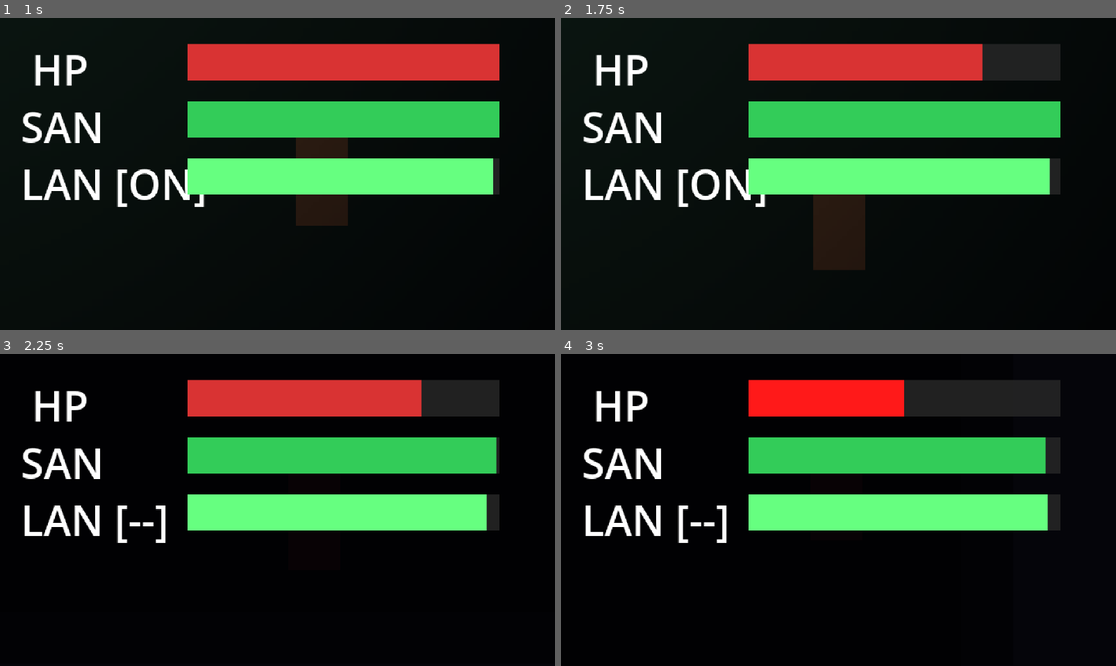
Above: before the commit, frames 1-4 (two rows, left to right).
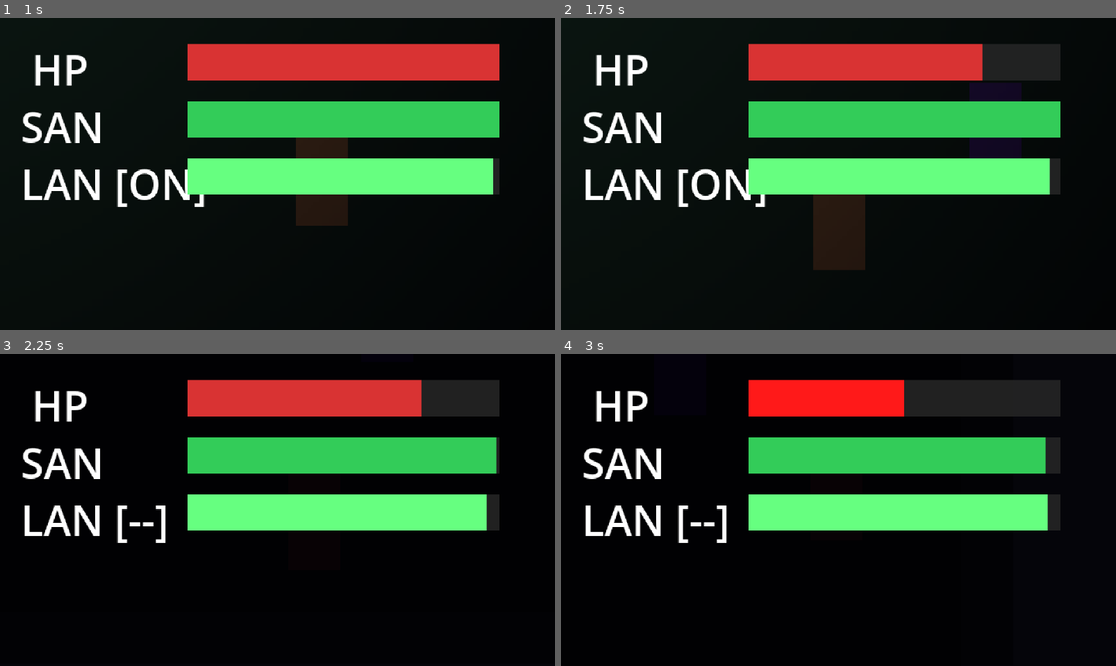
Above: after the commit, the same moments.

Repository: Erickfjj2024/Ocaso
Game: Godot game, scene res://scenes/world/base_hub/base_hub.tscn
The game is run twice, just before and just after one commit, with the same random seed, the same clock (stepped at 60 frames per second) and the same inputs.
Inputs (mouse positions are in pixels of both pictures, inside the frame that each line leads up to):
- Up to frame 1 (1 s): tap Enter at 0.5 s; move the mouse to (399, 158) at 0.52 s; press the mouse at (399, 158) at 0.53 s; hold D (move_right) from 0.53 s (still down)
- Up to frame 2 (1.75 s): move the mouse to (727, 189) at 1.27 s; release D (move_right) at 1.28 s; release the mouse at (727, 189) at 1.28 s; hold S (move_down) from 1.28 s (still down); click (727, 189) at 1.35 s
- Up to frame 3 (2.25 s): move the mouse to (333, 441) at 2.02 s; release S (move_down) at 2.03 s; hold D (move_right) from 2.03 s (still down); hold F (lantern_toggle) from 2.03 s (still down)
- Up to frame 4 (3 s): click (894, 441) at 2.3 s; move the mouse to (810, 572) at 2.77 s; release D (move_right) at 2.78 s; release F (lantern_toggle) at 2.78 s; hold W (move_up) from 2.78 s (still down); click (810, 572) at 2.85 s

Frame 1 is identical in both runs. In frame 2, 1.0% of the frame differs, in the area x 73-83%, y 20-45%; in frame 3, less than 0.1%; in frame 4, less than 0.1%.
Error after the commit: Parse Error: Cannot infer the type of "player_ref" variable because the value doesn't have a set type. (res://scenes/enemies/base/backstab_detector.gd:42)

Commit message:
feat(phase2/sprint5): Stalker base completo — FSM + LightSensor + BackstabDetector
light_sensor.gd:
- Area2D; mask=4 detecta LanternCone do player
- Emite light_state_changed(bool) para o StalkerBase

backstab_detector.gd:
- Calcula dot(stalker-player, player_facing) por frame
- dot < -0.3 por 2s contínuos → backstab_ready emitido
- Stalker ignora atordoamento da luz durante backstab

stalker_state_machine.gd:
- FSM: IDLE(2s) → PATROL → CHASE → ATTACK → STUNNED
- CHASE: lento na luz (30%), rápido no escuro (150%)
- STUNNED: paralisa enquanto na luz (salvo backstab)
- ATTACK: ativa HitBox por 0.2s, cooldown 1.2s

stalker_base.gd:
- HP=60, speed_base=55, attack_range=18, attack_damage=15
- Patrulha simples vai-e-vem (flip a cada 2.2s)
- NavigationAgent2D com fallback para movimento direto
- Flash branco ao receber dano (visual feedback)
- Adiciona grupo "enemies"

stalker_base.tscn:
- CharacterBody2D (layer 3, mask 2)
- Placeholder roxo escuro
- DetectionZone r=80 (mask 1=player)
- LightSensor r=32 (mask 4=lantern_cone)
- HurtBox (layer 3, mask 5=player_hitbox)
- HitBox (layer 6)

player.gd: add_to_group("player") para DetectionZone identificar
base_hub.tscn: stalker instanciado em (90, 20) para teste imediato

https://claude.ai/code/session_01HqLdkLq2281LCSPNxVnZnD

Diff:
--- /dev/null
+++ b/scenes/enemies/base/backstab_detector.gd
@@ -0,0 +1,75 @@
+## backstab_detector.gd
+## Detecta quando o player está de costas para o Stalker por 2 segundos.
+## Dot product: dot(stalker_pos - player_pos, player_facing) < threshold
+## → Stalker está atrás do player → ataque ignora luz da lanterna.
+## Attach em: BackstabDetector (Node), filho do StalkerBase.
+extends Node
+
+# ─────────────────────────────────────────────────────────────
+# SINAIS
+# ─────────────────────────────────────────────────────────────
+
+## Emitido quando o backstab está pronto (player de costas por tempo suficiente).
+signal backstab_ready()
+
+# ─────────────────────────────────────────────────────────────
+# CONFIGURAÇÃO
+# ─────────────────────────────────────────────────────────────
+
+## Tempo contínuo que o player precisa ficar de costas para ativar.
+@export var required_duration: float = 2.0
+
+## Limiar do dot product abaixo do qual o stalker está "atrás" do player.
+## -0.3 dá uma margem de ~107° de ângulo morto nas costas.
+@export var backstab_threshold: float = -0.3
+
+# ─────────────────────────────────────────────────────────────
+# ESTADO
+# ─────────────────────────────────────────────────────────────
+
+var _timer: float     = 0.0
+var _triggered: bool  = false
+
+# ─────────────────────────────────────────────────────────────
+# LOOP
+# ─────────────────────────────────────────────────────────────
+
+func _physics_process(delta: float) -> void:
+	if not GameManager.is_playing():
+		return
+
+	var stalker    := get_parent()
+	var player_ref := stalker.player_ref
+
+	if player_ref == null:
+		_reset()
+		return
+
+	# Vetor do player ao stalker (normalizado)
+	var dir_to_stalker: Vector2 = (stalker.global_position - player_ref.global_position).normalized()
+
+	# Direção que o player está olhando
+	var player_facing: Vector2 = player_ref.facing_direction
+
+	# dot < threshold → stalker está atrás do player
+	var dot: float = dir_to_stalker.dot(player_facing)
+
+	if dot < backstab_threshold:
+		_timer += delta
+		if _timer >= required_duration and not _triggered:
+			_triggered = true
+			backstab_ready.emit()
+	else:
+		_reset()
+
+# ─────────────────────────────────────────────────────────────
+# HELPERS
+# ─────────────────────────────────────────────────────────────
+
+func _reset() -> void:
+	_timer     = 0.0
+	_triggered = false
+
+## Reseta manualmente (chamado pelo StalkerBase quando perde o player).
+func reset() -> void:
+	_reset()
--- /dev/null
+++ b/scenes/enemies/base/light_sensor.gd
@@ -0,0 +1,43 @@
+## light_sensor.gd
+## Detecta se o Stalker está dentro do LanternCone do player.
+## Attach em: LightSensor (Area2D), filho do StalkerBase.
+## Collision mask = 4 (camada "lantern_cone" da LanternCone do player).
+extends Area2D
+
+# ─────────────────────────────────────────────────────────────
+# SINAIS
+# ─────────────────────────────────────────────────────────────
+
+## Emitido quando o estado de iluminação muda.
+signal light_state_changed(is_in_light: bool)
+
+# ─────────────────────────────────────────────────────────────
+# ESTADO
+# ─────────────────────────────────────────────────────────────
+
+var is_in_light: bool = false
+
+# ─────────────────────────────────────────────────────────────
+# INICIALIZAÇÃO
+# ─────────────────────────────────────────────────────────────
+
+func _ready() -> void:
+	monitoring  = true
+	monitorable = false
+	area_entered.connect(_on_area_entered)
+	area_exited.connect(_on_area_exited)
+
+# ─────────────────────────────────────────────────────────────
+# DETECÇÃO
+# ─────────────────────────────────────────────────────────────
+
+func _on_area_entered(area: Area2D) -> void:
+	# LanternCone está na layer 4 — bit 3 (0-indexed)
+	if area.collision_layer & 4:
+		is_in_light = true
+		light_state_changed.emit(true)
+
+func _on_area_exited(area: Area2D) -> void:
+	if area.collision_layer & 4:
+		is_in_light = false
+		light_state_changed.emit(false)
--- /dev/null
+++ b/scenes/enemies/base/stalker_base.gd
@@ -0,0 +1,165 @@
+## stalker_base.gd
+## Controlador base do Stalker: stats, movimento, dano e morte.
+## Attach em: StalkerBase (CharacterBody2D).
+## A lógica de IA (quando mover, quando atacar) fica no StateMachine filho.
+extends CharacterBody2D
+
+# ─────────────────────────────────────────────────────────────
+# CONFIGURAÇÃO (editável por variante)
+# ─────────────────────────────────────────────────────────────
+
+@export var enemy_id:      String = "stalker_base"
+@export var max_hp:        float  = 60.0
+@export var speed_base:    float  = 55.0
+@export var attack_range:  float  = 18.0
+@export var attack_damage: float  = 15.0
+
+## Multiplicador de velocidade no escuro (GDD: 150%).
+const SPEED_DARK_MULT:  float = 1.5
+## Multiplicador de velocidade na luz (GDD: 30%).
+const SPEED_LIGHT_MULT: float = 0.3
+
+# ─────────────────────────────────────────────────────────────
+# ESTADO — EXPOSTO PARA O StateMachine
+# ─────────────────────────────────────────────────────────────
+
+var current_hp:        float   = max_hp
+var player_ref:        Node2D  = null   # preenchido pelo DetectionZone
+var is_in_light:       bool    = false  # preenchido pelo LightSensor
+var is_backstab_ready: bool    = false  # preenchido pelo BackstabDetector
+
+# ─────────────────────────────────────────────────────────────
+# NÓS FILHOS
+# ─────────────────────────────────────────────────────────────
+
+@onready var _state_machine: Node          = $StateMachine
+@onready var _nav_agent: NavigationAgent2D = $NavigationAgent2D
+@onready var _hitbox:  Area2D              = $HitBox
+@onready var _hurtbox: Area2D              = $HurtBox
+
+# ─────────────────────────────────────────────────────────────
+# PATRULHA
+# ─────────────────────────────────────────────────────────────
+
+var _patrol_dir:   int   = 1    # 1 = direita, -1 = esquerda
+var _patrol_timer: float = 0.0
+const PATROL_FLIP_TIME: float = 2.2
+
+# ─────────────────────────────────────────────────────────────
+# INICIALIZAÇÃO
+# ─────────────────────────────────────────────────────────────
+
+func _ready() -> void:
+	current_hp = max_hp
+	add_to_group("enemies")
+
+	# HitBox
+	_hitbox.damage    = attack_damage
+	_hitbox.source_id = enemy_id
+
+	# HurtBox → recebe dano
+	_hurtbox.hurt.connect(_on_hurt)
+
+	# LightSensor → reage à lanterna
+	$LightSensor.light_state_changed.connect(_on_light_state_changed)
+
+	# DetectionZone → detecta corpo do player (CharacterBody2D no grupo "player")
+	$DetectionZone.body_entered.connect(_on_detection_body_entered)
+	$DetectionZone.body_exited.connect(_on_detection_body_exited)
+
+	# BackstabDetector → backstab pronto
+	$BackstabDetector.backstab_ready.connect(_on_backstab_ready)
+
+# ─────────────────────────────────────────────────────────────
+# LOOP PRINCIPAL
+# ─────────────────────────────────────────────────────────────
+
+func _physics_process(delta: float) -> void:
+	if not GameManager.is_playing():
+		return
+	_patrol_timer += delta
+	move_and_slide()
+
+# ─────────────────────────────────────────────────────────────
+# API DE MOVIMENTO — chamada pelo StateMachine
+# ─────────────────────────────────────────────────────────────
+
+## Velocidade atual conforme estado de iluminação.
+func get_current_speed() -> float:
+	return speed_base * (SPEED_LIGHT_MULT if is_in_light else SPEED_DARK_MULT)
+
+## Move o stalker em direção ao player. Usa NavigationAgent2D se disponível.
+func move_toward_player() -> void:
+	if player_ref == null:
+		velocity = Vector2.ZERO
+		return
+
+	var spd := get_current_speed()
+	_nav_agent.target_position = player_ref.global_position
+
+	if not _nav_agent.is_navigation_finished():
+		var next := _nav_agent.get_next_path_position()
+		velocity = global_position.direction_to(next) * spd
+	else:
+		# Fallback: movimento direto (sem NavigationRegion2D configurado)
+		velocity = global_position.direction_to(player_ref.global_position) * spd
+
+## Move o stalker em patrulha simples (vai-e-vem horizontal).
+func move_patrol() -> void:
+	if _patrol_timer >= PATROL_FLIP_TIME:
+		_patrol_timer = 0.0
+		_patrol_dir  *= -1
+	velocity = Vector2(_patrol_dir * speed_base * 0.5, 0.0)
+
+## Ativa o HitBox pelo tempo de impacto do ataque.
+func try_attack() -> void:
+	_hitbox.activate(0.2)
+
+# ─────────────────────────────────────────────────────────────
+# DANO E MORTE
+# ─────────────────────────────────────────────────────────────
+
+func take_damage(amount: float, source: String) -> void:
+	current_hp = maxf(current_hp - amount, 0.0)
+	EventBus.enemy_damaged.emit(enemy_id, amount)
+	# Flash de dano (clareia o placeholder por 0.1s)
+	_flash_damage()
+	if current_hp <= 0.0:
+		_die()
+
+func _die() -> void:
+	EventBus.enemy_killed.emit(enemy_id)
+	queue_free()
+
+func _flash_damage() -> void:
+	var placeholder := get_node_or_null("BodyPlaceholder")
+	if placeholder == null:
+		return
+	var original_color: Color = placeholder.color
+	placeholder.color = Color(1.0, 1.0, 1.0, 1.0)
+	await get_tree().create_timer(0.1).timeout
+	if is_instance_valid(placeholder):
+		placeholder.color = original_color
+
+# ─────────────────────────────────────────────────────────────
+# CALLBACKS
+# ─────────────────────────────────────────────────────────────
+
+func _on_light_state_changed(in_light: bool) -> void:
+	is_in_light = in_light
+
+func _on_detection_body_entered(body: Node) -> void:
+	if body.is_in_group("player"):
+		player_ref = body
+
+func _on_detection_body_exited(body: Node) -> void:
+	if body.is_in_group("player"):
+		player_ref = null
+		is_backstab_ready = false
+		$BackstabDetector.reset()
+
+func _on_backstab_ready() -> void:
+	is_backstab_ready = true
+
+func _on_hurt(amount: float, source: String) -> void:
+	take_damage(amount, source)
--- /dev/null
+++ b/scenes/enemies/base/stalker_base.tscn
@@ -0,0 +1,104 @@
+[gd_scene load_steps=13 format=3]
+
+[ext_resource type="Script" path="res://scenes/enemies/base/stalker_base.gd" id="1_base"]
+[ext_resource type="Script" path="res://scenes/enemies/base/stalker_state_machine.gd" id="2_fsm"]
+[ext_resource type="Script" path="res://scenes/enemies/base/light_sensor.gd" id="3_light"]
+[ext_resource type="Script" path="res://scenes/enemies/base/backstab_detector.gd" id="4_backstab"]
+[ext_resource type="Script" path="res://scenes/enemies/base/hurtbox.gd" id="5_hurtbox"]
+[ext_resource type="Script" path="res://scenes/enemies/base/hitbox.gd" id="6_hitbox"]
+
+; Cápsula de colisão do corpo
+[sub_resource type="CapsuleShape2D" id="Capsule_1"]
+radius = 5.0
+height = 10.0
+
+; Zona de detecção do player (r=80px)
+[sub_resource type="CircleShape2D" id="Circle_detect"]
+radius = 80.0
+
+; Sensor de luz da lanterna (r=32px — bem próximo)
+[sub_resource type="CircleShape2D" id="Circle_light"]
+radius = 32.0
+
+; HurtBox — recebe golpes do player (layer=3, mask=5 player_hitbox)
+[sub_resource type="CircleShape2D" id="Circle_hurt"]
+radius = 10.0
+
+; HitBox — causa dano ao player (layer=6, mask=0)
+[sub_resource type="CircleShape2D" id="Circle_hit"]
+radius = 10.0
+
+; ── Raiz ─────────────────────────────────────────────────────
+; Layer 3 = enemies | Mask 2 = terrain
+[node name="StalkerBase" type="CharacterBody2D"]
+collision_layer = 3
+collision_mask = 2
+script = ExtResource("1_base")
+
+; Colisão do corpo
+[node name="CollisionShape2D" type="CollisionShape2D" parent="."]
+position = Vector2(0, 2)
+shape = SubResource("Capsule_1")
+
+; Placeholder visual — roxo escuro
+[node name="BodyPlaceholder" type="Polygon2D" parent="."]
+polygon = PackedVector2Array(-5, -10, 5, -10, 5, 10, -5, 10)
+color = Color(0.45, 0.1, 0.6, 1.0)
+
+[node name="AnimationPlayer" type="AnimationPlayer" parent="."]
+
+; ── FSM ──────────────────────────────────────────────────────
+[node name="StateMachine" type="Node" parent="."]
+script = ExtResource("2_fsm")
+
+; ── NavigationAgent2D ─────────────────────────────────────────
+; Requer NavigationRegion2D na cena pai. Fallback para movimento direto se ausente.
+[node name="NavigationAgent2D" type="NavigationAgent2D" parent="."]
+path_desired_distance = 8.0
+target_desired_distance = 12.0
+
+; ── DetectionZone ─────────────────────────────────────────────
+; Layer 0 (sem layer própria) | Mask 1 = player_body
+; Detecta CharacterBody2D do player (grupo "player")
+[node name="DetectionZone" type="Area2D" parent="."]
+collision_layer = 0
+collision_mask = 1
+monitoring = true
+monitorable = false
+
+[node name="CollisionShape2D" type="CollisionShape2D" parent="DetectionZone"]
+shape = SubResource("Circle_detect")
+
+; ── LightSensor ──────────────────────────────────────────────
+; Mask 4 = lantern_cone (LanternCone do player está na layer 4)
+[node name="LightSensor" type="Area2D" parent="."]
+collision_layer = 0
+collision_mask = 4
+script = ExtResource("3_light")
+
+[node name="CollisionShape2D" type="CollisionShape2D" parent="LightSensor"]
+shape = SubResource("Circle_light")
+
+; ── BackstabDetector ─────────────────────────────────────────
+[node name="BackstabDetector" type="Node" parent="."]
+script = ExtResource("4_backstab")
+
+; ── HurtBox — recebe dano do player ──────────────────────────
+; Layer 3 | Mask 5 = player_hitbox
+[node name="HurtBox" type="Area2D" parent="."]
+collision_layer = 3
+collision_mask = 5
+script = ExtResource("5_hurtbox")
+
+[node name="CollisionShape2D" type="CollisionShape2D" parent="HurtBox"]
+shape = SubResource("Circle_hurt")
+
+; ── HitBox — causa dano ao player ────────────────────────────
+; Layer 6 = enemy_hitbox | Mask 0 (player HurtBox monitora layer 6)
+[node name="HitBox" type="Area2D" parent="."]
+collision_layer = 6
+collision_mask = 0
+script = ExtResource("6_hitbox")
+
+[node name="CollisionShape2D" type="CollisionShape2D" parent="HitBox"]
+shape = SubResource("Circle_hit")
--- /dev/null
+++ b/scenes/enemies/base/stalker_state_machine.gd
@@ -0,0 +1,133 @@
+## stalker_state_machine.gd
+## FSM do Stalker: IDLE → PATROL → CHASE → ATTACK → STUNNED.
+## Attach em: StateMachine (Node), filho do StalkerBase.
+extends Node
+
+# ─────────────────────────────────────────────────────────────
+# ESTADOS
+# ─────────────────────────────────────────────────────────────
+
+enum State { IDLE, PATROL, CHASE, ATTACK, STUNNED }
+var current_state: State = State.IDLE
+
+# ─────────────────────────────────────────────────────────────
+# CONFIGURAÇÃO
+# ─────────────────────────────────────────────────────────────
+
+## Tempo de espera no estado IDLE antes de iniciar patrulha.
+const IDLE_DURATION:    float = 2.0
+## Cooldown entre ataques consecutivos.
+const ATTACK_COOLDOWN:  float = 1.2
+
+# ─────────────────────────────────────────────────────────────
+# ESTADO INTERNO
+# ─────────────────────────────────────────────────────────────
+
+var _stalker: CharacterBody2D   # referência ao pai (StalkerBase)
+var _state_timer:   float = 0.0
+var _attack_cd:     float = 0.0
+var _is_attacking:  bool  = false
+
+# ─────────────────────────────────────────────────────────────
+# INICIALIZAÇÃO
+# ─────────────────────────────────────────────────────────────
+
+func _ready() -> void:
+	_stalker = get_parent()
+
+# ─────────────────────────────────────────────────────────────
+# LOOP
+# ─────────────────────────────────────────────────────────────
+
+func _physics_process(delta: float) -> void:
+	if not GameManager.is_playing():
+		return
+
+	_state_timer += delta
+	_attack_cd = maxf(_attack_cd - delta, 0.0)
+
+	match current_state:
+		State.IDLE:    _update_idle()
+		State.PATROL:  _update_patrol()
+		State.CHASE:   _update_chase()
+		State.ATTACK:  _update_attack()
+		State.STUNNED: _update_stunned()
+
+# ─────────────────────────────────────────────────────────────
+# TRANSIÇÃO
+# ─────────────────────────────────────────────────────────────
+
+func transition_to(new_state: State) -> void:
+	if current_state == new_state:
+		return
+
+	# Efeitos de saída do estado atual
+	match current_state:
+		State.ATTACK:
+			_is_attacking = false
+
+	current_state  = new_state
+	_state_timer   = 0.0
+
+	# Efeitos de entrada no novo estado
+	match new_state:
+		State.STUNNED:
+			_stalker.velocity = Vector2.ZERO
+		State.IDLE:
+			_stalker.velocity = Vector2.ZERO
+
+# ─────────────────────────────────────────────────────────────
+# ATUALIZAÇÕES POR ESTADO
+# ─────────────────────────────────────────────────────────────
+
+func _update_idle() -> void:
+	_stalker.velocity = Vector2.ZERO
+	if _stalker.player_ref != null:
+		transition_to(State.CHASE)
+	elif _state_timer >= IDLE_DURATION:
+		transition_to(State.PATROL)
+
+func _update_patrol() -> void:
+	_stalker.move_patrol()
+	if _stalker.player_ref != null:
+		transition_to(State.CHASE)
+
+func _update_chase() -> void:
+	if _stalker.player_ref == null:
+		transition_to(State.PATROL)
+		return
+
+	# Luz da lanterna ativa → STUNNED (salvo em backstab)
+	if _stalker.is_in_light and not _stalker.is_backstab_ready:
+		transition_to(State.STUNNED)
+		return
+
+	# Perto o suficiente para atacar
+	var dist: float = _stalker.global_position.distance_to(
+		_stalker.player_ref.global_position
+	)
+	if dist <= _stalker.attack_range and _attack_cd <= 0.0 and not _is_attacking:
+		transition_to(State.ATTACK)
+		return
+
+	_stalker.move_toward_player()
+
+func _update_attack() -> void:
+	if _is_attacking:
+		return
+	_is_attacking = true
+	_stalker.try_attack()
+	# Retorna ao CHASE após a duração do ataque
+	get_tree().create_timer(0.45).timeout.connect(
+		func() -> void:
+			_is_attacking   = false
+			_attack_cd      = ATTACK_COOLDOWN
+			transition_to(State.CHASE),
+		CONNECT_ONE_SHOT
+	)
+
+func _update_stunned() -> void:
+	_stalker.velocity = Vector2.ZERO
+	# Sai do atordoamento quando sair da luz
+	if not _stalker.is_in_light:
+		transition_to(State.CHASE)
--- a/scenes/player/player.gd
+++ b/scenes/player/player.gd
@@ -37,6 +37,9 @@
 # ─────────────────────────────────────────────────────────────
 
 func _ready() -> void:
+	# Grupo para que DetectionZone dos inimigos identifique este nó
+	add_to_group("player")
+
 	# Escutar gaslighting para inverter controles
 	EventBus.sanity_threshold_crossed.connect(_on_sanity_threshold_crossed)
 	EventBus.force_gaslighting.connect(_on_force_gaslighting)
--- a/scenes/world/base_hub/base_hub.tscn
+++ b/scenes/world/base_hub/base_hub.tscn
@@ -1,8 +1,9 @@
-[gd_scene load_steps=9 format=3]
+[gd_scene load_steps=10 format=3]
 
 [ext_resource type="Script" path="res://scenes/world/base_hub/base_hub.gd" id="1_script"]
 [ext_resource type="PackedScene" path="res://scenes/player/player.tscn" id="2_player"]
 [ext_resource type="PackedScene" path="res://scenes/ui/hud/hud.tscn" id="3_hud"]
+[ext_resource type="PackedScene" path="res://scenes/enemies/base/stalker_base.tscn" id="4_stalker"]
 
 ; Paredes da sala — 4 retângulos finos formando uma arena 288×156 px
 [sub_resource type="RectangleShape2D" id="Wall_top"]
@@ -86,3 +87,8 @@
 ; ── HUD ───────────────────────────────────────────────────────
 ; CanvasLayer layer=10 — não afetado pelo CanvasModulate do mundo
 [node name="HUD" parent="." instance=ExtResource("3_hud")]
+
+; ── Stalker de teste ──────────────────────────────────────────
+; Posicionado à direita do player (0,0) dentro da sala
+[node name="StalkerBase" parent="." instance=ExtResource("4_stalker")]
+position = Vector2(90, 20)
